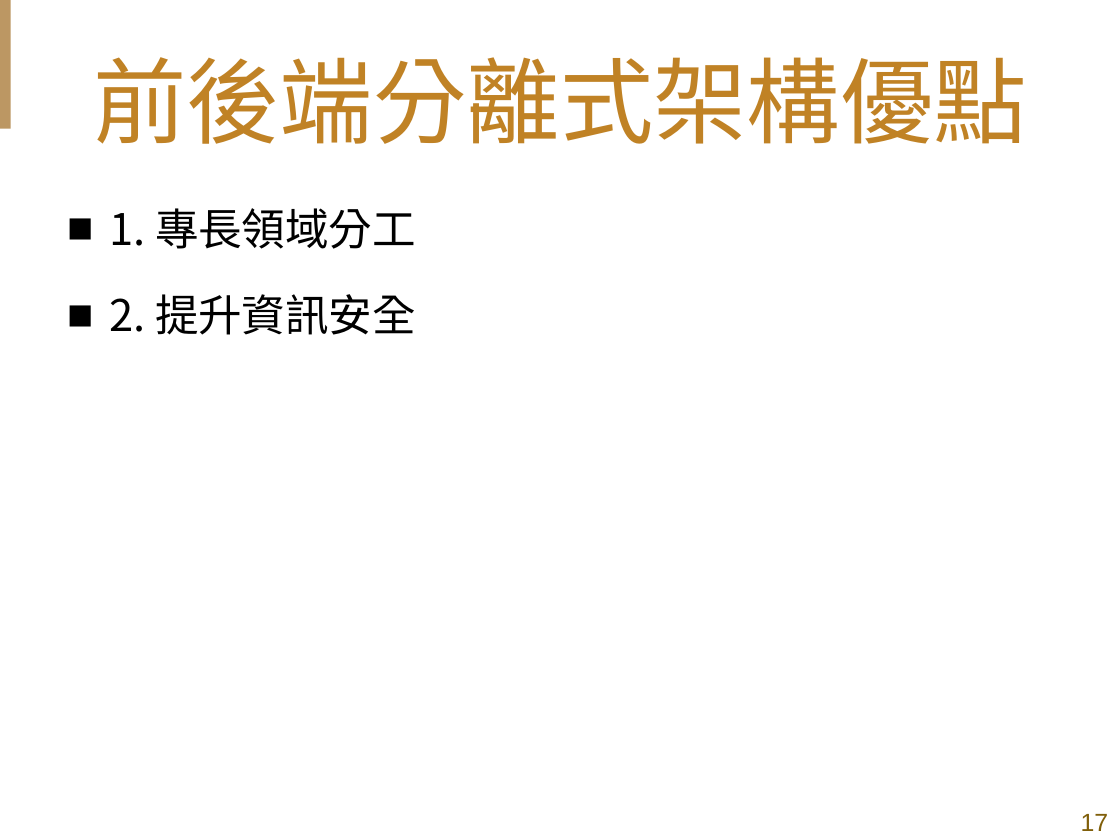
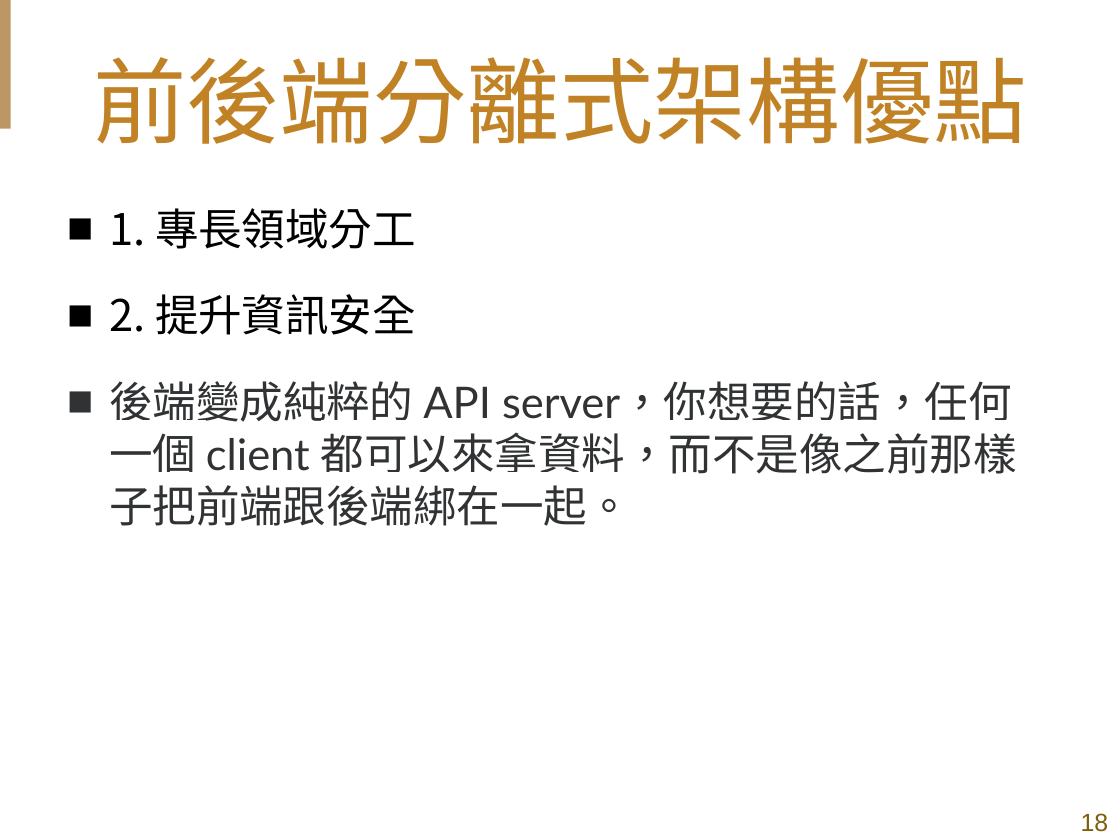
Before and after one commit to shih33/java_atguigu, a slide deck: slide 18 of 期末報告/期末簡報_施詠舜.pptx (slide 17 before the commit). Drawn at 1120x840 pixels with LibreOffice and Linux fonts; fonts in the diff are those of the drawing; background and template pictures are left out. Boxes give left, top, right and bottom in pixels: in the first picture for what was removed or moved away, otherwise in the second. Text is boxed around its words. In the diff, an @@ line names an element or a change of style, - is before the commit and + after.

```diff
--- a/期末報告/期末簡報_施詠舜.pptx
+++ b/期末報告/期末簡報_施詠舜.pptx
@@ text at (109,381,1017,526): paragraph added @@
+■ 後端變成純粹的 API server，你想要的話，任何一個 client 都可以來拿資料，而不是像之前那樣子把前端跟後端綁在一起。
@@ page number at (1081,813,1109,832): text changed @@
-17
+18
```
Also in this commit, not shown: 10 other slides changed, 2 slides added, 1 other file.
